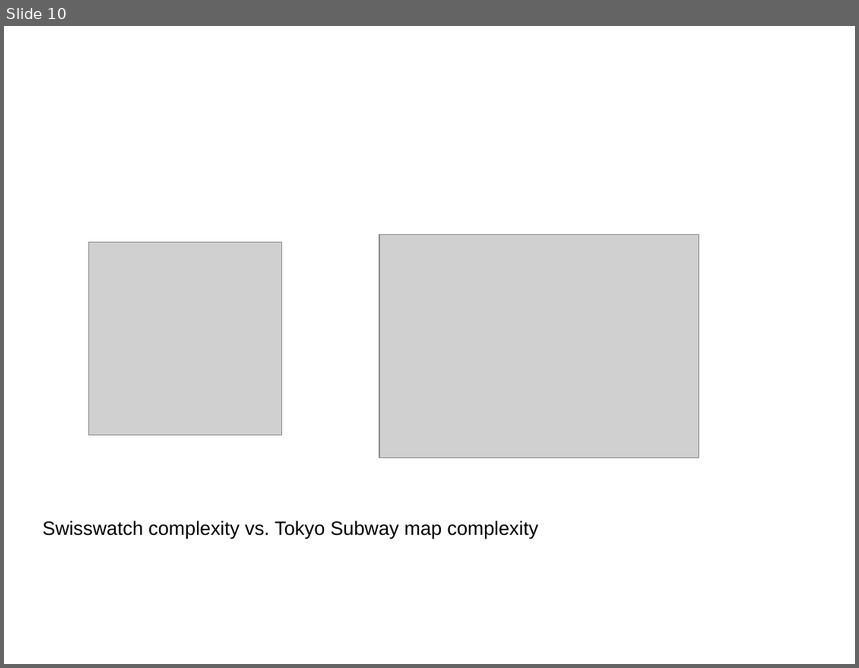
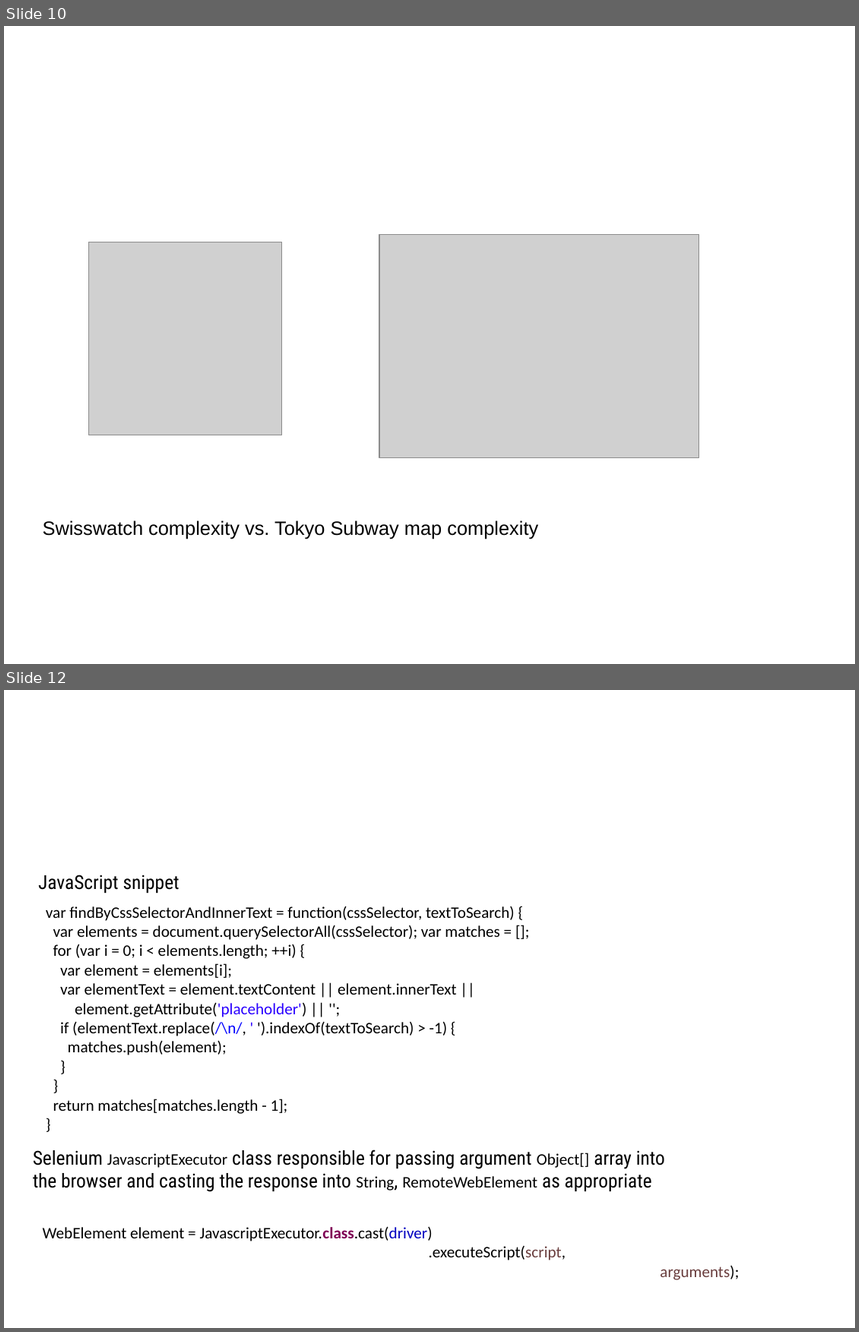
Before and after one commit to sergueik/selenium_java, a slide deck: protractor/jProtractor.odp. Shown one above the other, each under a label of ours: slide 10 before the commit, slides 10 and 12 after it; the slides between them are not shown. The pictures are 859x668 and 859x1332 pixels, drawn with LibreOffice and Linux fonts; fonts in the diff are those of the drawing; grey boxes stand for pictures; background and template pictures are left out. Boxes give left, top, right and bottom in pixels: in the first picture for what was removed or moved away, otherwise in the second. Text is boxed around its words. In the diff, an @@ line names an element or a change of style, - is before the commit and + after.

```diff
--- a/protractor/jProtractor.odp
+++ b/protractor/jProtractor.odp
@@ slide 12 added at box(4, 690, 855, 1328), background #FFFFFF @@
@@ title added at box(47, 716, 702, 822), 41.4 pt, text #FFFFFF, bold @@
+Non-Protractor example, contd.
@@ text added at box(38, 875, 180, 893), 18 pt, text #000000 @@
+JavaScript snippet
@@ text added at box(46, 906, 515, 1114), 15 pt, text #000000 @@
+var findByCssSelectorAndInnerText = function(сssSelector, textToSearch) {
+var elements = document.querySelectorAll(сssSelector); var matches = [];
+for (var i = 0; i < elements.length; ++i) {
+var element = elements[i];
+var elementText = element.textContent || element.innerText ||
+element.getAttribute('placeholder') || '';
+if (elementText.replace(/\n/, ' ').indexOf(textToSearch) > -1) {
+matches.push(element);
+}
+}
+return matches[matches.length - 1];
+}
@@ text added at box(33, 1150, 665, 1192), 18 pt, text #000000 @@
+Selenium JavascriptExecutor class responsible for passing argument Object[] array into the browser and casting the response into String, RemoteWebElement as appropriate
@@ text added at box(43, 1227, 739, 1281), 15 pt, text #000000 @@
+WebElement element = JavascriptExecutor.class.cast(driver)
+.executeScript(script,
+arguments);
```
Also in this commit, not shown: 3 slides changed, 2 other slides added, 1 other file.
